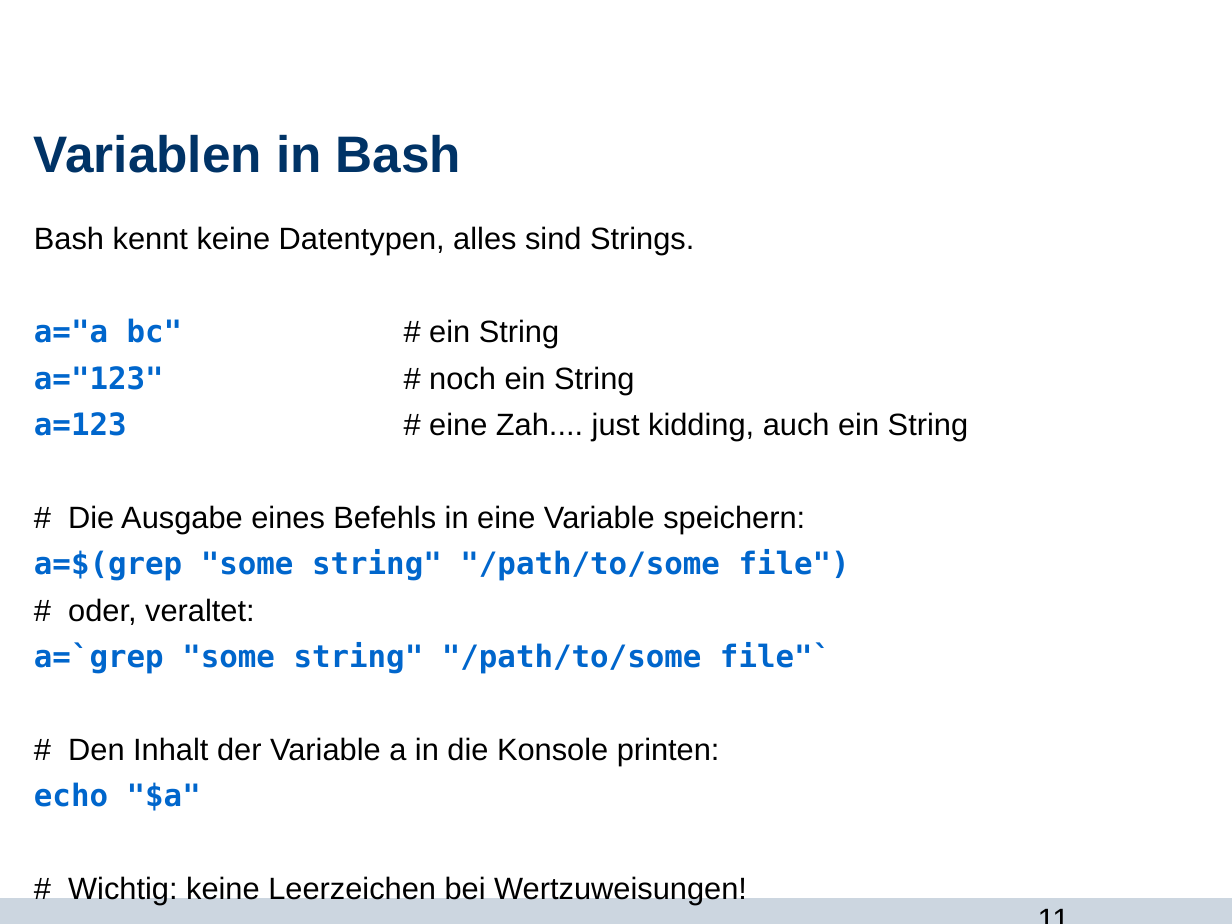
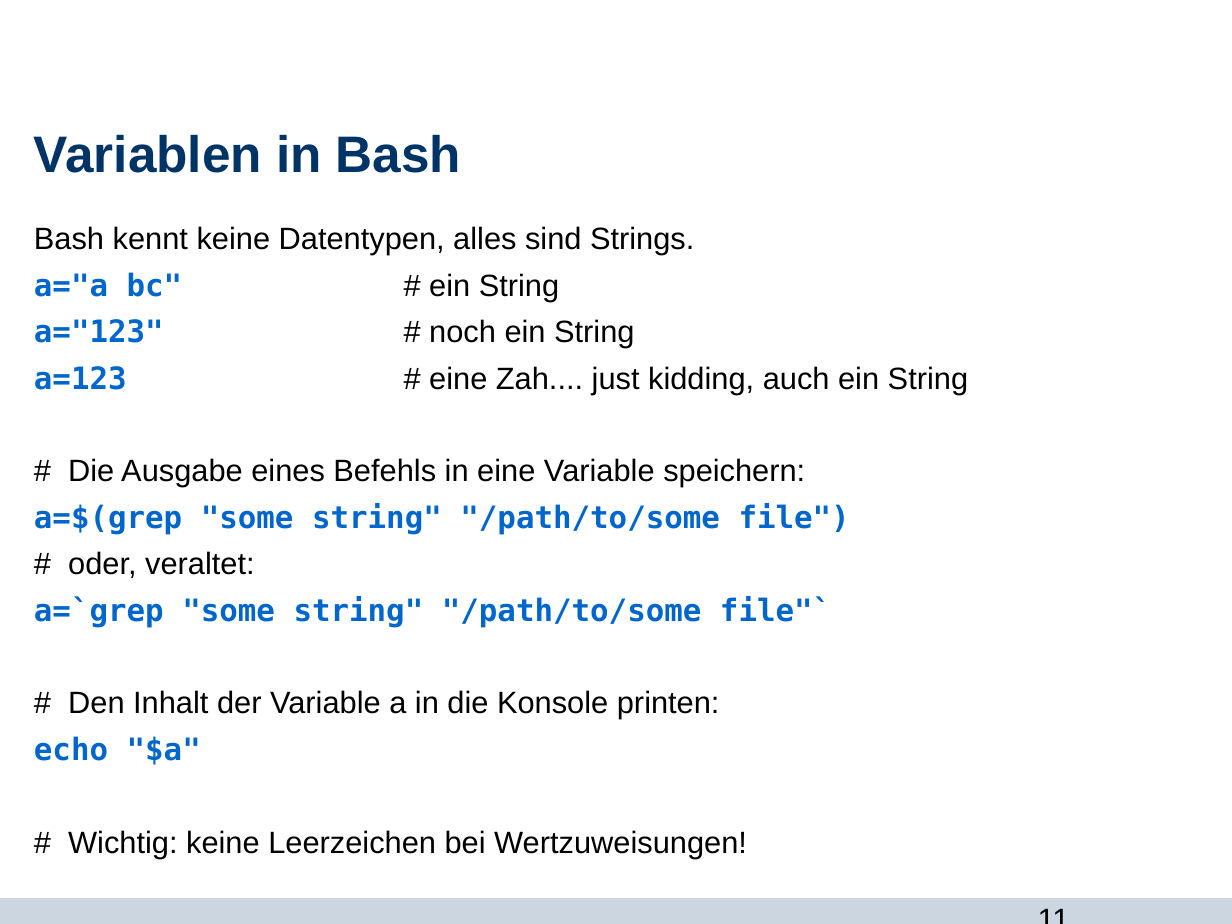
Before and after one commit to Jane333/git, a slide deck: slide 11 of bash_und_du.odp. Drawn at 1232x924 pixels with LibreOffice and Linux fonts; fonts in the diff are those of the drawing; background and template pictures are left out. Boxes give left, top, right and bottom in pixels: in the first picture for what was removed or moved away, otherwise in the second. Text is boxed around its words. In the diff, an @@ line names an element or a change of style, - is before the commit and + after.

Commit message:
bash-Vortrag ergaenzt

```diff
--- a/bash_und_du.odp
+++ b/bash_und_du.odp
@@ text "Bash kennt keine Datentypen, alles ..." rewrapped from (34, 226, 968, 811) to (34, 226, 968, 765) @@
```
Also in this commit, not shown: 5 other slides changed, 1 slide added.
